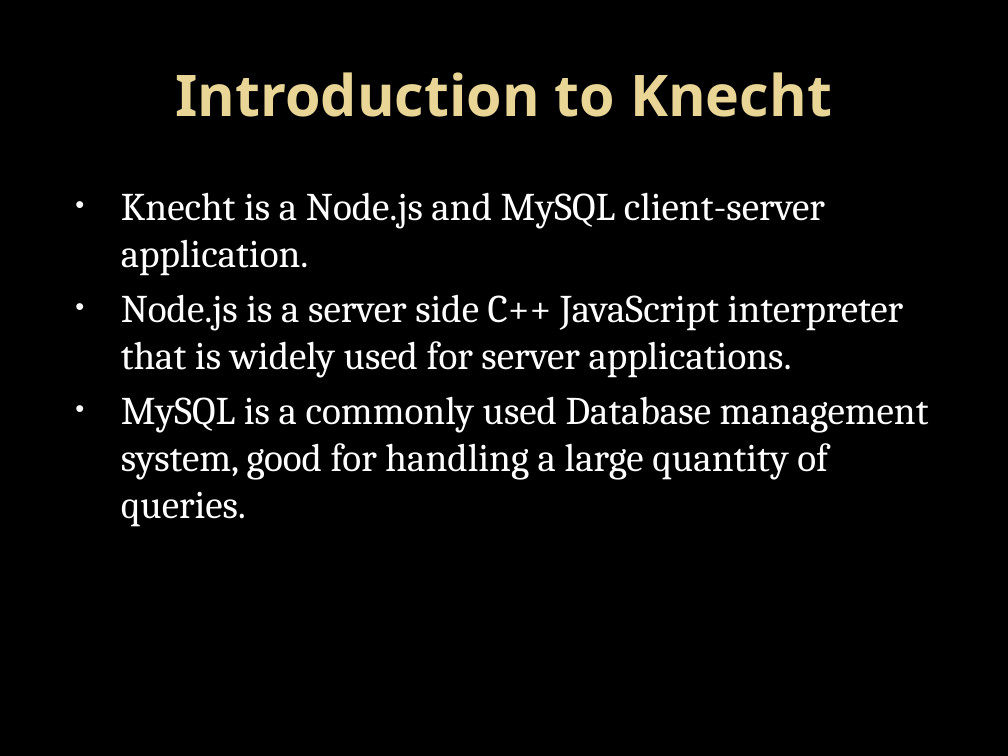
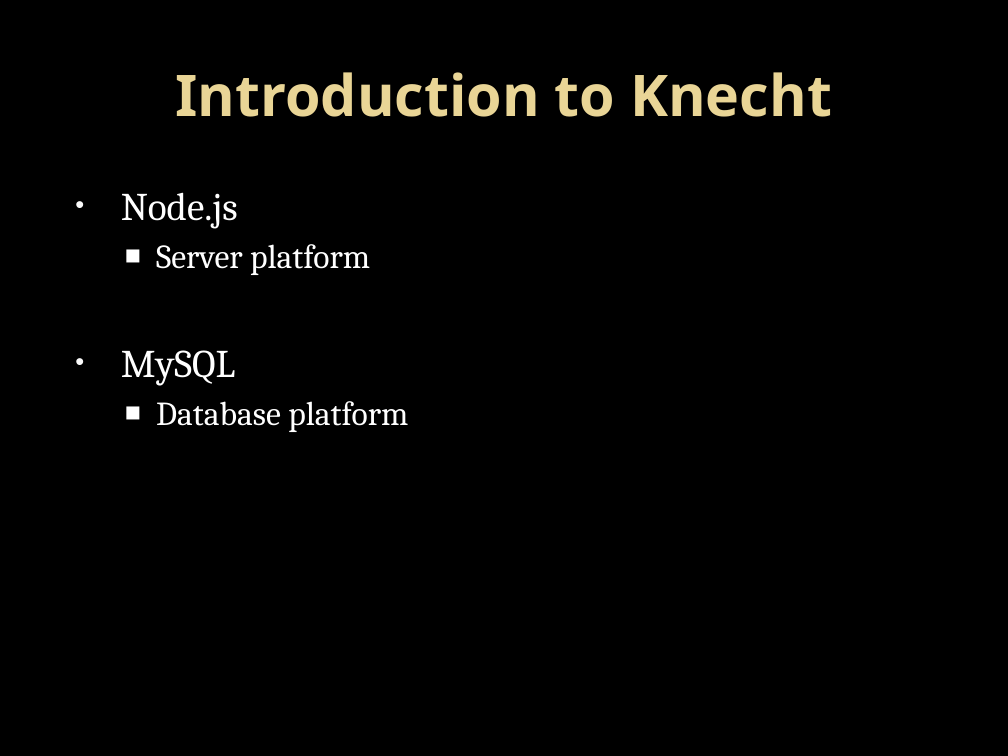
Before and after one commit to ProfBMoriarty/Knecht, a slide deck: slide 2 of Knecht.pptx. Drawn at 1008x756 pixels with LibreOffice and Linux fonts; fonts in the diff are those of the drawing; background and template pictures are left out. Boxes give left, top, right and bottom in pixels: in the first picture for what was removed or moved away, otherwise in the second. Text is boxed around its words. In the diff, an @@ line names an element or a change of style, - is before the commit and + after.

```diff
--- a/Knecht.pptx
+++ b/Knecht.pptx
@@ text at (121, 192, 408, 432): text changed; size 28 to 24 pt @@
-• Knecht is a Node.js and MySQL client-server application.
-• Node.js is a server side C++ JavaScript interpreter that is widely used for server applications.
-• MySQL is a commonly used Database management system, good for handling a large quantity of queries.
+• Node.js
+  ■ Server platform
+• MySQL
+  ■ Database platform
```
Also in this commit, not shown: 9 other slides changed, 2 slides added, 8 slides removed.
